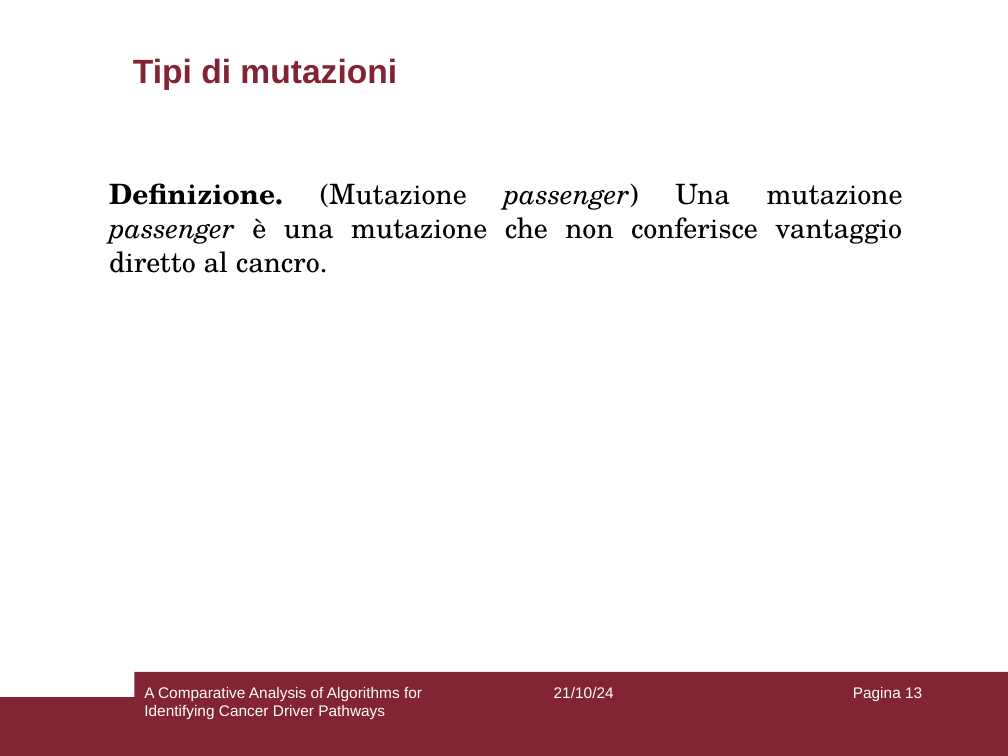
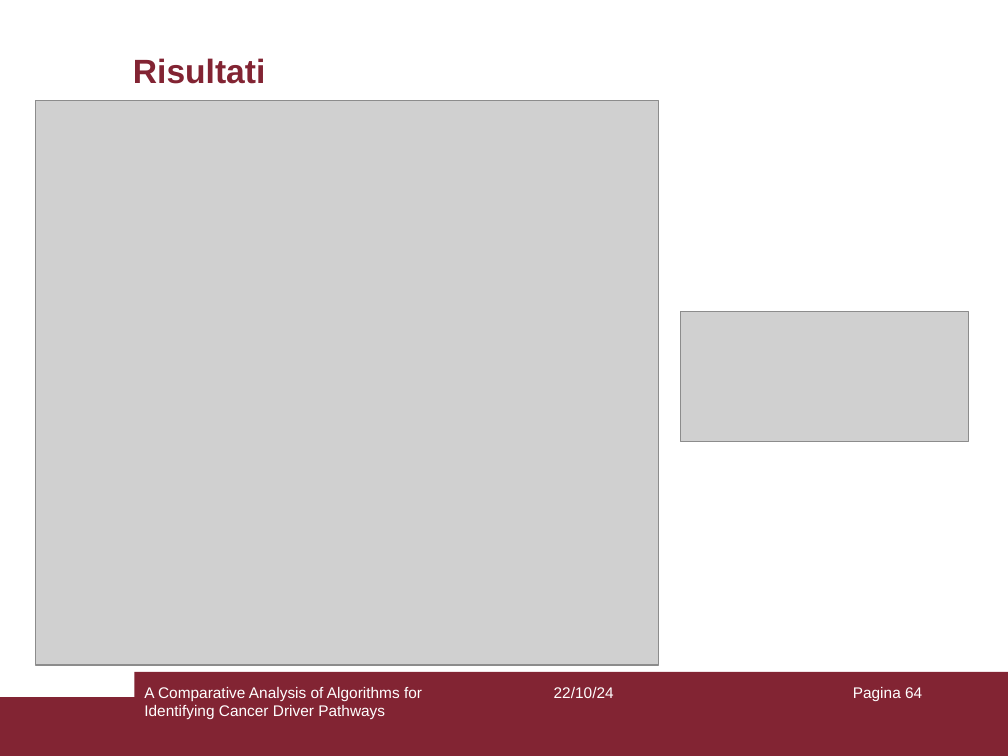
Before and after one commit to aflaag/bsc-thesis, a slide deck: slide 64 of presentation/slides.odp (slide 13 before the commit). Drawn at 1008x756 pixels with LibreOffice and Linux fonts; fonts in the diff are those of the drawing; grey boxes stand for pictures. Boxes give left, top, right and bottom in pixels: in the first picture for what was removed or moved away, otherwise in the second. Text is boxed around its words. In the diff, an @@ line names an element or a change of style, - is before the commit and + after.

```diff
--- a/presentation/slides.odp
+++ b/presentation/slides.odp
@@ title at (133, 58, 265, 84): text changed @@
-Tipi di mutazioni
+Risultati
@@ picture added at (35, 101, 658, 665) @@
@@ text removed at (109, 183, 903, 273) @@
-Definizione. (Mutazione passenger) Una mutazione passenger è una mutazione che non conferisce vantaggio diretto al cancro.
@@ picture added at (680, 311, 969, 442) @@
@@ text at (554, 687, 614, 698): text changed @@
-21/10/24
+22/10/24
@@ page number at (853, 687, 922, 701): text changed @@
-Pagina 13
+Pagina 64
```
Also in this commit, not shown: 64 other slides changed, 1 slide added, 11 slides removed, 9 other files.
